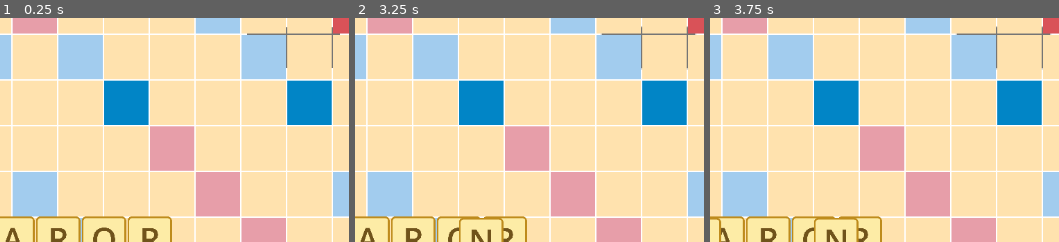
Above: before the commit, frames 1-3 (left to right).
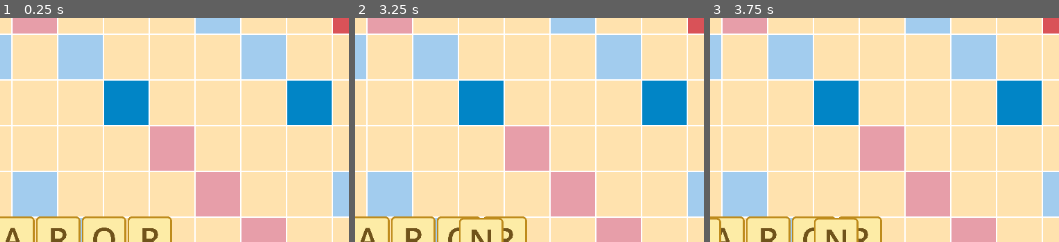
Above: after the commit, the same moments.

Repository: BlakeFrampton/Lexicrawl
Game: Godot game, scene res://game.tscn
Same seed, same stepped clock (60 frames per second), same inputs: the game is played once before the commit and once after it.
Inputs (mouse positions are % of the whole screen's width and height, from its top left):
- Up to frame 1 (0.25 s): no input
- Up to frame 2 (3.25 s): click (87, 38) at 0.52 s; click (87, 38) at 1.27 s; click (87, 38) at 2.02 s; tap Enter at 2.75 s; drag from (27, 80) to (60, 80) at 2.77 s
- Up to frame 3 (3.75 s): tap Space at 3.5 s; drag from (34, 80) to (66, 80) at 3.52 s
The pictures show only the part of the screen within x 45-95%, y 31-81%; the shares and areas given below are measured in that part.

The runs differ from the first frame. In frame 1, 0.4% of the frame differs, in the area x 70-98%, y 4-23%; in frame 2, 0.4%, in the area x 70-98%, y 3-24%; in frame 3, 0.4%.

Commit message:
Added csw word list

Diff:
--- a/game.tscn
+++ b/game.tscn
@@ -14,9 +14,11 @@
 script = ExtResource("1_hdyks")
 
 [node name="Button" type="Button" parent="."]
-offset_left = 881.0
-offset_top = 214.0
-offset_right = 1015.0
-offset_bottom = 273.0
+offset_left = 2160.0
+offset_top = 565.0
+offset_right = 2486.0
+offset_bottom = 733.0
+theme_override_font_sizes/font_size = 76
+text = "SUBMIT"
 
 [connection signal="pressed" from="Button" to="game_controller" method="_on_button_pressed"]
Not shown, added: CSW24.txt
